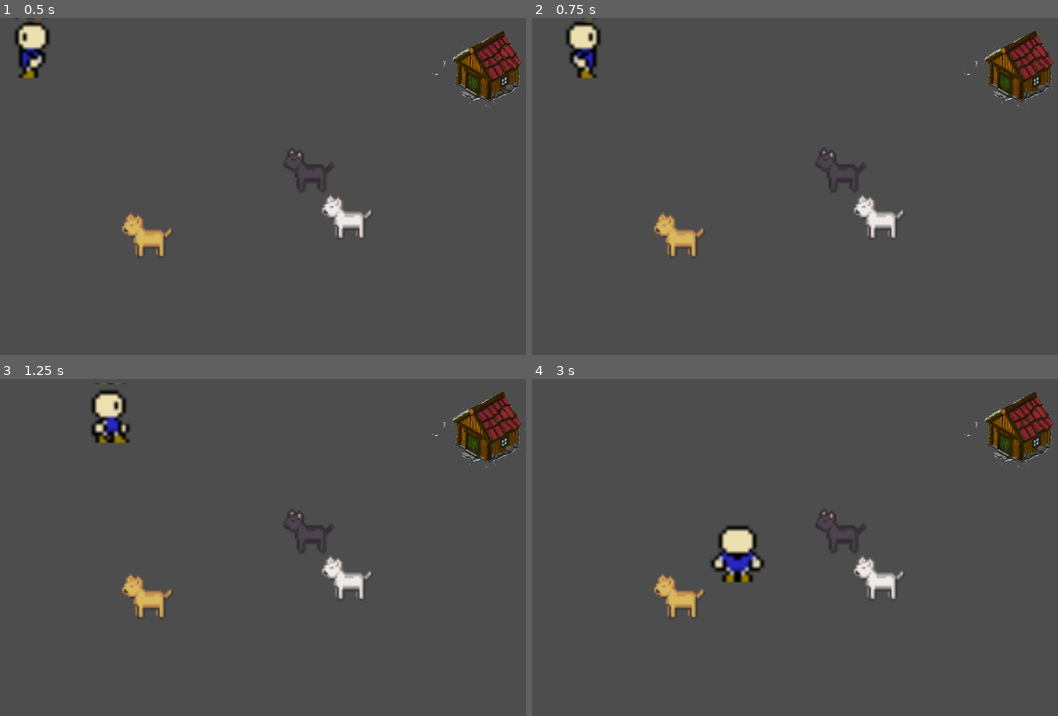
Above: before the commit, frames 1-4 (two rows, left to right).
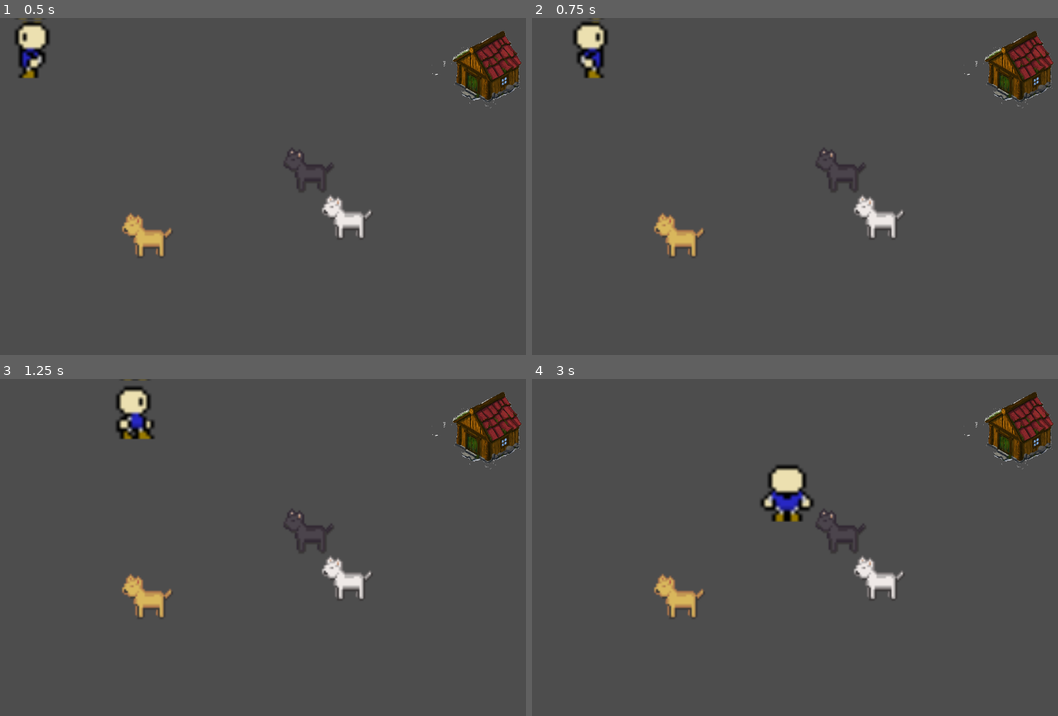
Above: after the commit, the same moments.

Repository: sygi/dog_game
Game: Godot game, scene res://root.tscn
Two runs of this game, one before a commit and one after it. Both use one fixed random seed, a clock stepped at 60 frames per second and the inputs below.
Inputs:
- Up to frame 1 (0.5 s): no input
- Up to frame 2 (0.75 s): tap Enter at 0.5 s; hold Right (right) from 0.53 s (still down)
- Up to frame 3 (1.25 s): keep holding Right (right)
- Up to frame 4 (3 s): release Right (right) at 1.28 s; hold Down (down) 1.28-2.03 s; hold Right (right) 2.03-2.78 s; hold Up (up) from 2.78 s (still down)

Frame 1 is identical in both runs. In frame 2, 0.9% of the frame differs, in the area x 6-15%, y 0-18%; in frame 3, 1.6%; in frame 4, 2.3%, in the area x 33-54%, y 25-61%.

Commit message:
collecting the dogs

Diff:
--- a/dog.gd
+++ b/dog.gd
@@ -12,6 +12,7 @@
 	"""I'm close to the player"""
 	$marker.visible = true
 	is_active = true
+	queue_free()
 
 func deactivate() -> void:
 	"""I'm far from the player"""
--- a/player.gd
+++ b/player.gd
@@ -10,9 +10,10 @@
 
 var last_direction: String = ""
 var screen_size: Vector2
-var active_dog = null
+var active_dog = null # TODO: remove this
 
-var dogs: int = 1
+var n_dogs: int = 0
+var dog_score: int = 0
 var pull_direction: Vector2
 var pull_timer: float = 0
 
@@ -46,7 +47,8 @@
 
 	if not dog.is_active:
 		dog.activate()
-		active_dog = dog
+		#active_dog = dog
+		n_dogs += 1
 
 func sprite_size() -> Vector2:
 	var sprite_frames = $AnimatedSprite2D.sprite_frames
@@ -76,7 +78,7 @@
 		pull_direction = pull_direction.rotated(pull_direction_change)
 	pull_timer = fmod(pull_timer, NEXT_PULL_TIME)
 
-	var pull_velocity = pull_direction * dogs * DOG_SPEED
+	var pull_velocity = pull_direction * n_dogs * DOG_SPEED
 	velocity += pull_velocity
 
 	position += velocity * delta
@@ -107,4 +109,6 @@
 
 func _on_area_2d_area_entered(area: Area2D) -> void:
 	if area.is_in_group("house"):
+		dog_score += n_dogs # TODO: something growing quicker than linear here
+		n_dogs = 0
 		print("player entered the house")
